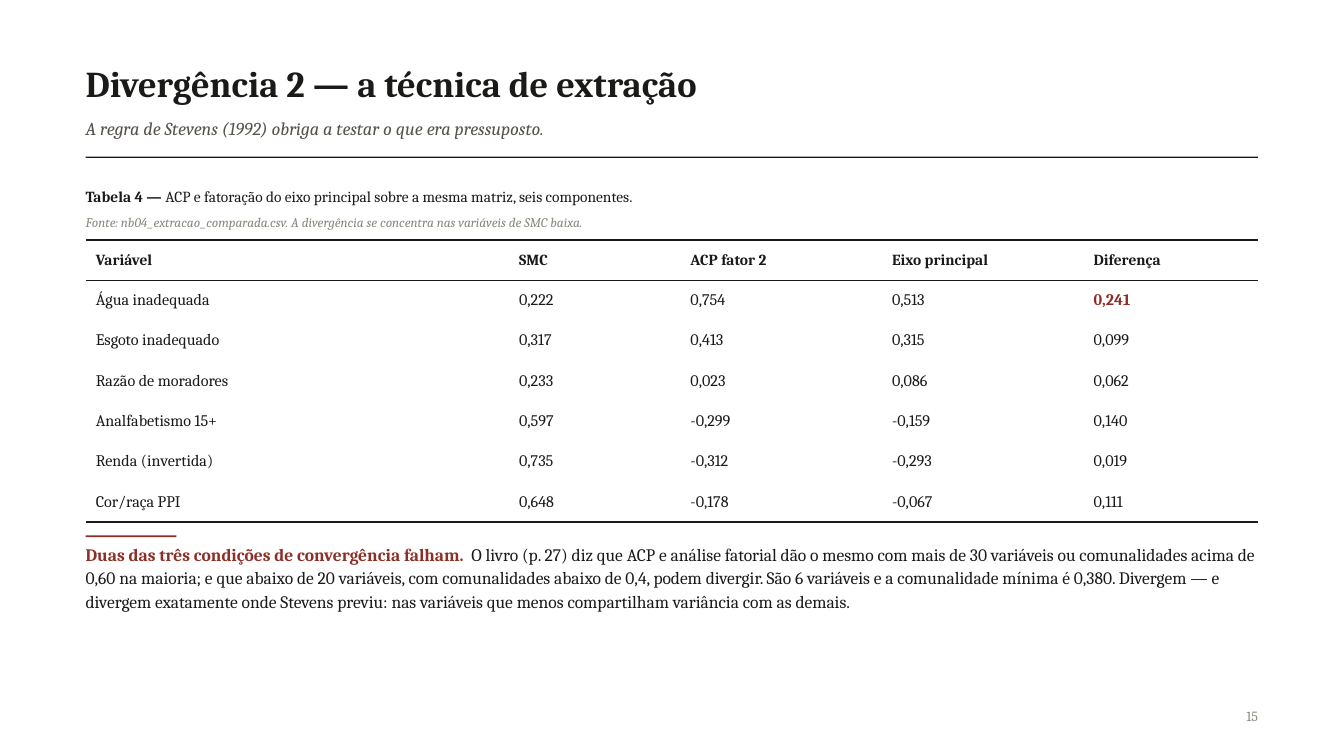
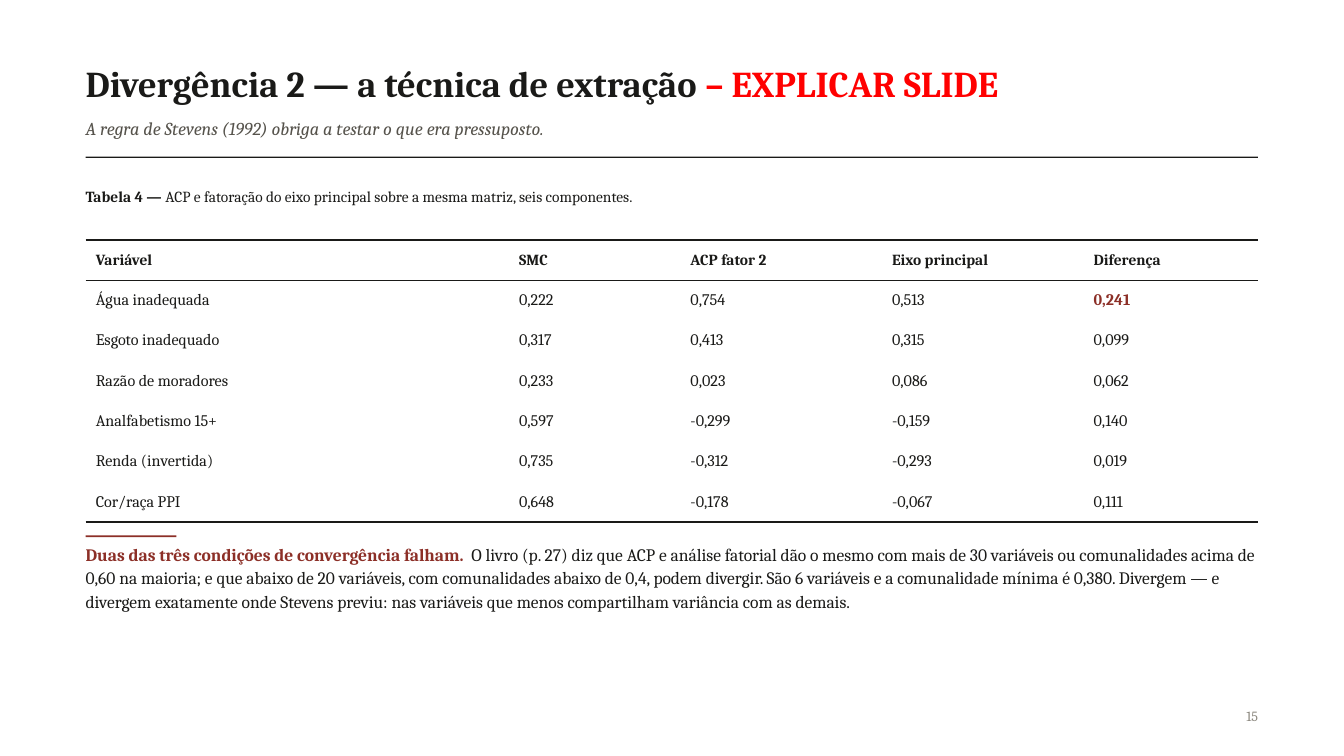
Before and after one commit to pedrinndias/Projeto_IVS_Censo, a slide deck: slide 15 of docs/Apresentacoes_IVS/Analise_Fatorial_NB04_2026-09.pptx. Drawn at 1344x756 pixels with LibreOffice and Linux fonts; fonts in the diff are those of the drawing. Boxes give left, top, right and bottom in pixels: in the first picture for what was removed or moved away, otherwise in the second. Text is boxed around its words. In the diff, an @@ line names an element or a change of style, - is before the commit and + after.

```diff
--- a/docs/Apresentacoes_IVS/Analise_Fatorial_NB04_2026-09.pptx
+++ b/docs/Apresentacoes_IVS/Analise_Fatorial_NB04_2026-09.pptx
@@ text at (86,71,998,105): text changed @@
-Divergência 2 — a técnica de extração
+Divergência 2 — a técnica de extração – EXPLICAR SLIDE
@@ text removed at (86,218,582,230) @@
-Fonte: nb04_extracao_comparada.csv. A divergência se concentra nas variáveis de SMC baixa.
```
Also in this commit, not shown: 30 other slides changed, 51 slides added, 1 slide removed.
